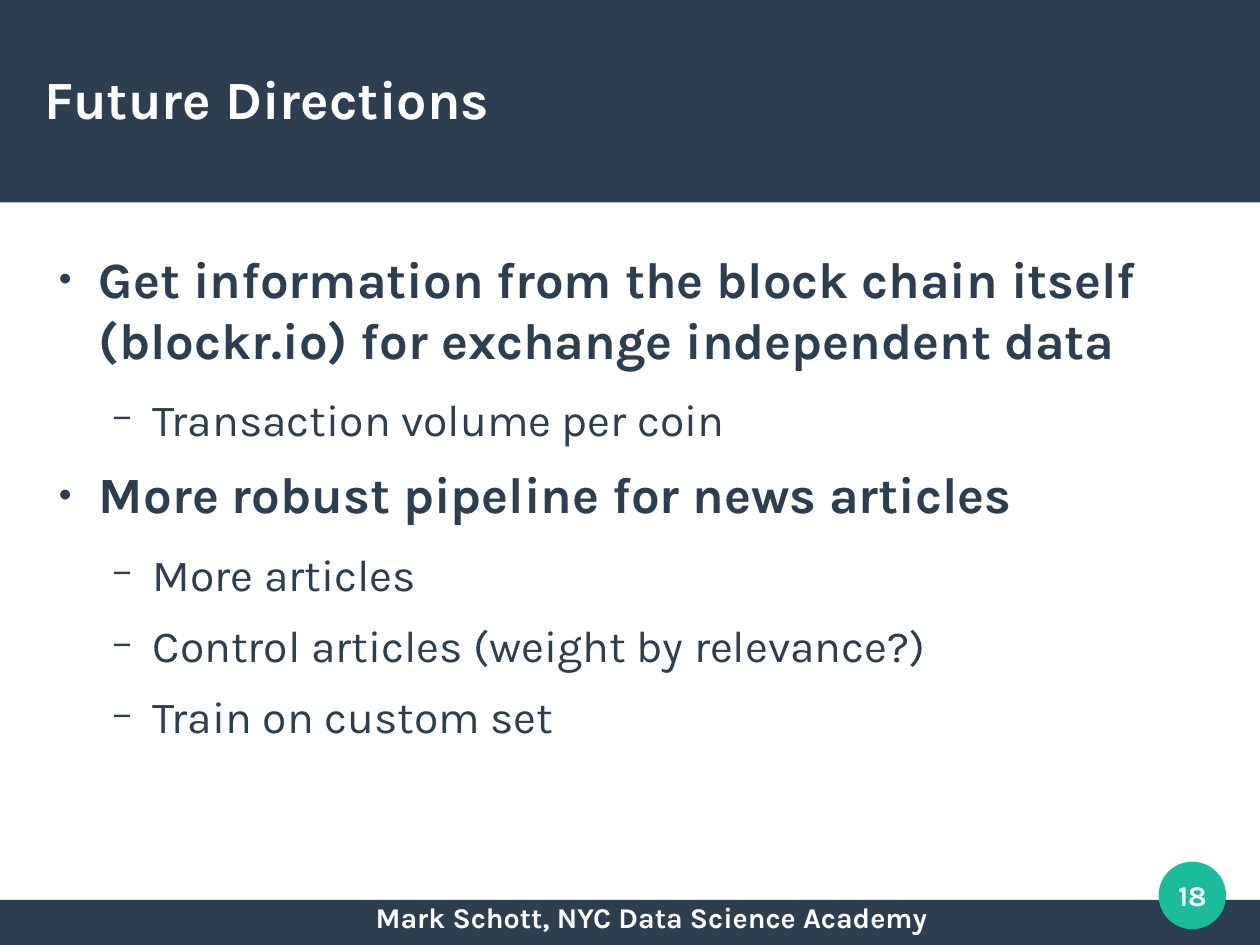
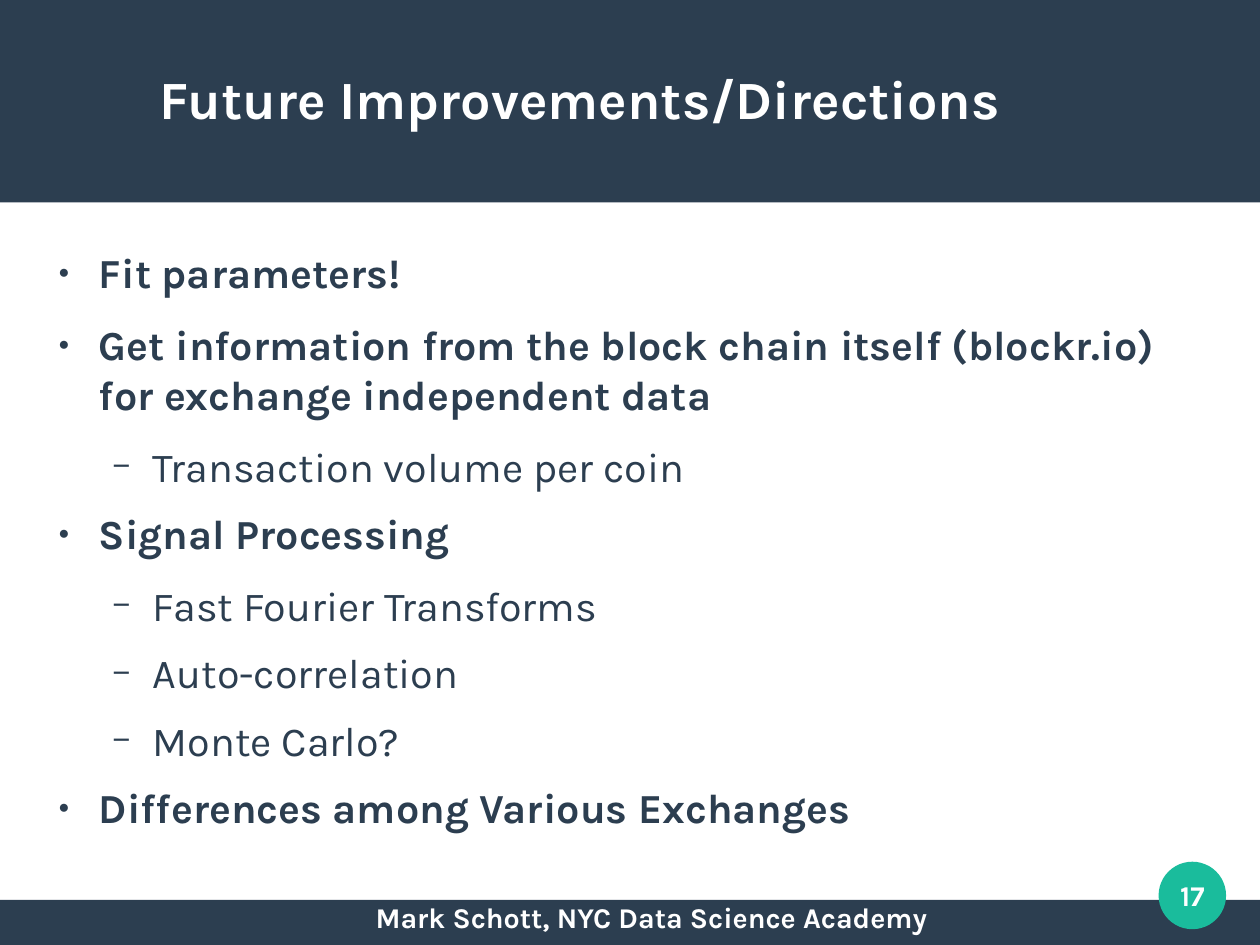
Before and after one commit to nycdatasci/bootcamp009_project, a slide deck: slide 17 of Project2-WebScraping/markschott/bitcoin/presentation/project2_mark_schott_prez.odp (slide 18 before the commit). Drawn at 1260x945 pixels with LibreOffice and Linux fonts; fonts in the diff are those of the drawing. Boxes give left, top, right and bottom in pixels: in the first picture for what was removed or moved away, otherwise in the second. Text is boxed around its words. In the diff, an @@ line names an element or a change of style, - is before the commit and + after.

```diff
--- a/Project2-WebScraping/markschott/bitcoin/presentation/project2_mark_schott_prez.odp
+++ b/Project2-WebScraping/markschott/bitcoin/presentation/project2_mark_schott_prez.odp
@@ title at [159,79,999,132]: text changed @@
-Future Directions
+Future Improvements/Directions
@@ text at [99,258,401,298]: paragraph added @@
+● Fit parameters!
@@ text at [99,329,1154,492]: size 32 to 26 pt in "Get information from the block chain itself ..."; size 28 to 26 pt in "Transaction volume per coin" @@
@@ text at [99,519,850,834]: text changed; size 28 to 26 pt; bold on @@
-● More robust pipeline for news articles
-  − More articles
-  − Control articles (weight by relevance?)
-  − Train on custom set
+● Signal Processing
+  − Fast Fourier Transforms
+  − Auto-correlation
+  − Monte Carlo?
+● Differences among Various Exchanges
@@ page number at [1180,887,1204,906]: text changed @@
-18
+17
```
Also in this commit, not shown: 11 other slides changed, 3 slides added, 1 slide removed, 45 other files.
